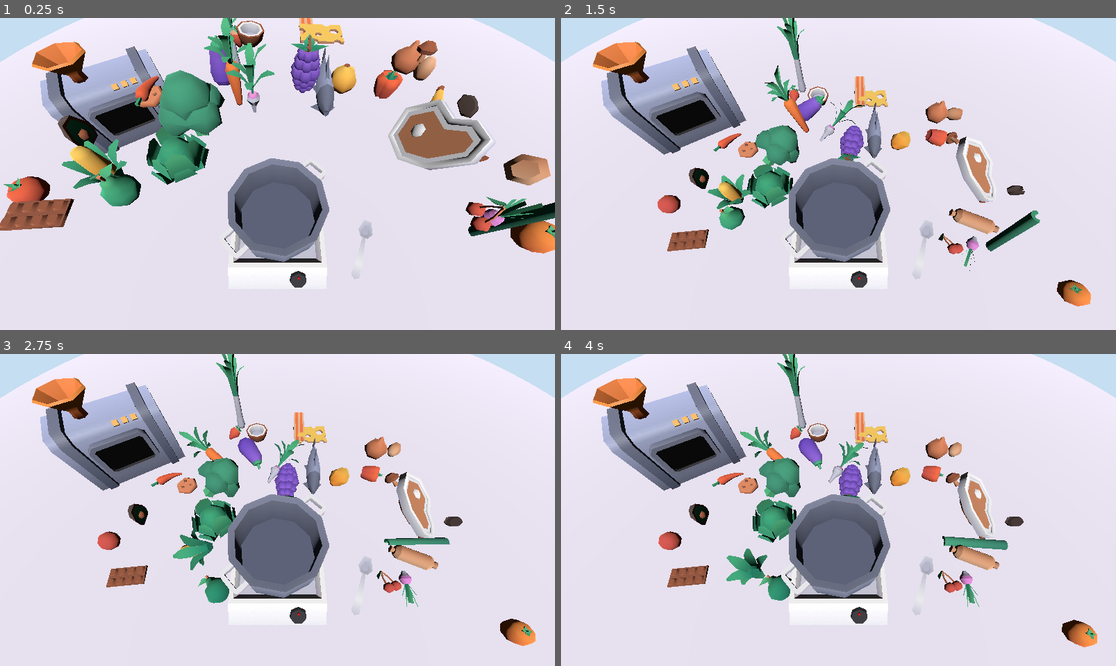
Above: before the commit, frames 1-4 (two rows, left to right).
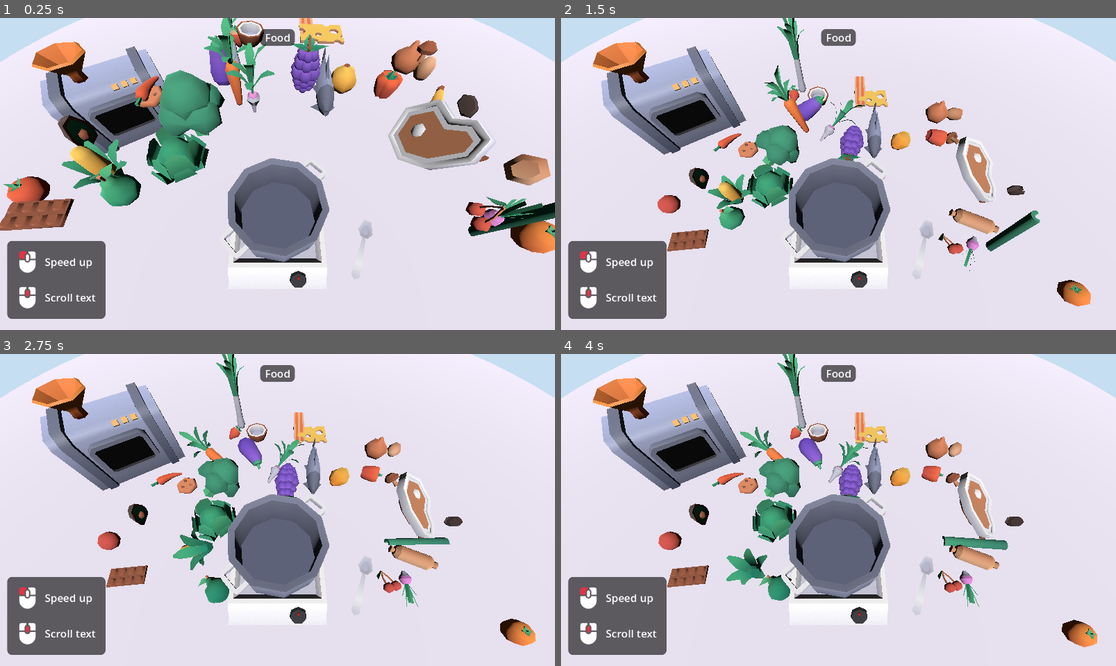
Above: after the commit, the same moments.

Repository: DrHaid/llm-taste-tester
Game: Godot game, scene res://main.tscn
Two runs of this game, one before a commit and one after it. Both use one fixed random seed, a clock stepped at 60 frames per second and the inputs below.
Inputs (mouse positions are in pixels of both pictures, inside the frame that each line leads up to):
- Up to frame 1 (0.25 s): no input
- Up to frame 2 (1.5 s): move the mouse to (960, 158) at 0.52 s; click (960, 158) at 0.67 s; drag from (727, 189) to (810, 236) at 1.27 s
- Up to frame 3 (2.75 s): move the mouse to (333, 441) at 2.02 s; click (333, 441) at 2.17 s
- Up to frame 4 (4 s): drag from (810, 572) to (672, 463) at 2.77 s; move the mouse to (1005, 556) at 3.52 s; click (1005, 556) at 3.67 s

The runs differ from the first frame. In frame 1, 4.6% of the frame differs, in the area x 1-54%, y 3-97%; in frame 2, 4.7%; in frame 3, 4.7%; in frame 4, 4.7%.

Commit message:
Add first (non-functional) UI draft

Diff:
--- a/eating_robot/eating_robot.tscn
+++ b/eating_robot/eating_robot.tscn
@@ -209,6 +209,9 @@
 }]
 blend_shape_mode = 0
 shadow_mesh = SubResource("ArrayMesh_04kh4")
+
+[sub_resource type="BoxShape3D" id="BoxShape3D_hdsdt"]
+size = Vector3(1.63208, 1.18921, 0.921021)
 
 [node name="EatingRobot" type="Node3D"]
 transform = Transform3D(1, 0, 0, 0, 1, 0, 0, 0, 1, -1.49784, 0, -0.458968)
@@ -284,3 +287,9 @@
 transform = Transform3D(1, 0, 0, 0, 0.718668, -0.695354, 0, 0.695354, 0.718668, 0.416189, 0.433003, 0.14934)
 mesh = SubResource("ArrayMesh_r5dlp")
 skeleton = NodePath("")
+
+[node name="StaticBody3D" type="StaticBody3D" parent="."]
+
+[node name="CollisionShape3D" type="CollisionShape3D" parent="StaticBody3D"]
+transform = Transform3D(1, 0, 0, 0, 1, 0, 0, 0, 1, 0.282349, -0.0111084, -0.109802)
+shape = SubResource("BoxShape3D_hdsdt")
--- a/main.tscn
+++ b/main.tscn
@@ -1,9 +1,13 @@
-[gd_scene load_steps=16 format=3 uid="uid://b6mbmer46xsrl"]
-
+[gd_scene load_steps=20 format=3 uid="uid://b6mbmer46xsrl"]
+
+[ext_resource type="Script" path="res://ui/ui.gd" id="1_34ysx"]
 [ext_resource type="Script" path="res://camera_controller.gd" id="1_m2hkn"]
+[ext_resource type="StyleBox" uid="uid://cf5fvya78qog8" path="res://ui/ui_elment_background.tres" id="1_pk2e0"]
 [ext_resource type="Script" path="res://mouse_input_handler.gd" id="1_updxt"]
+[ext_resource type="Texture2D" uid="uid://dqj5fa7kanbyc" path="res://ui/mouse_left.svg" id="2_6g2b4"]
 [ext_resource type="Script" path="res://cooking_controller.gd" id="2_47a2x"]
 [ext_resource type="PackedScene" uid="uid://bl2jv1csyq2mg" path="res://pots_n_pans/pot.tscn" id="2_v28j4"]
+[ext_resource type="Texture2D" uid="uid://cm2lx652xxsua" path="res://ui/mouse_scroll.svg" id="3_eu2w8"]
 [ext_resource type="PackedScene" uid="uid://datqj8xbewutu" path="res://pots_n_pans/tasting_spoon.tscn" id="5_hrrd4"]
 [ext_resource type="Script" path="res://food_spawn.gd" id="8_jq2de"]
 [ext_resource type="PackedScene" uid="uid://xl34pi4pvsuj" path="res://pots_n_pans/stove.tscn" id="10_ndaen"]
@@ -31,6 +35,81 @@
 
 [node name="Main" type="Node3D"]
 
+[node name="UI" type="Control" parent="."]
+layout_mode = 3
+anchors_preset = 15
+anchor_right = 1.0
+anchor_bottom = 1.0
+grow_horizontal = 2
+grow_vertical = 2
+size_flags_horizontal = 6
+size_flags_vertical = 6
+script = ExtResource("1_34ysx")
+
+[node name="MarginContainer" type="MarginContainer" parent="UI"]
+layout_mode = 1
+anchors_preset = 15
+anchor_right = 1.0
+anchor_bottom = 1.0
+grow_horizontal = 2
+grow_vertical = 2
+theme_override_constants/margin_left = 25
+theme_override_constants/margin_top = 25
+theme_override_constants/margin_right = 25
+theme_override_constants/margin_bottom = 25
+
+[node name="FoodLabel" type="Label" parent="UI/MarginContainer"]
+unique_name_in_owner = true
+layout_mode = 2
+size_flags_horizontal = 4
+size_flags_vertical = 0
+theme_override_font_sizes/font_size = 22
+theme_override_styles/normal = ExtResource("1_pk2e0")
+text = "Food"
+
+[node name="HelpTextContainer" type="PanelContainer" parent="UI/MarginContainer"]
+unique_name_in_owner = true
+layout_mode = 2
+size_flags_horizontal = 0
+size_flags_vertical = 8
+theme_override_styles/panel = ExtResource("1_pk2e0")
+
+[node name="MarginContainer" type="MarginContainer" parent="UI/MarginContainer/HelpTextContainer"]
+layout_mode = 2
+theme_override_constants/margin_top = 10
+theme_override_constants/margin_right = 10
+theme_override_constants/margin_bottom = 10
+
+[node name="VBoxContainer" type="VBoxContainer" parent="UI/MarginContainer/HelpTextContainer/MarginContainer"]
+layout_mode = 2
+size_flags_horizontal = 0
+size_flags_vertical = 0
+theme_override_constants/separation = 10
+
+[node name="HBoxContainerSpeed" type="HBoxContainer" parent="UI/MarginContainer/HelpTextContainer/MarginContainer/VBoxContainer"]
+layout_mode = 2
+
+[node name="MouseLeft" type="TextureRect" parent="UI/MarginContainer/HelpTextContainer/MarginContainer/VBoxContainer/HBoxContainerSpeed"]
+layout_mode = 2
+texture = ExtResource("2_6g2b4")
+
+[node name="SpeedUpHint" type="Label" parent="UI/MarginContainer/HelpTextContainer/MarginContainer/VBoxContainer/HBoxContainerSpeed"]
+layout_mode = 2
+theme_override_font_sizes/font_size = 22
+text = "Speed up"
+
+[node name="HBoxContainerScroll" type="HBoxContainer" parent="UI/MarginContainer/HelpTextContainer/MarginContainer/VBoxContainer"]
+layout_mode = 2
+
+[node name="MouseWheel" type="TextureRect" parent="UI/MarginContainer/HelpTextContainer/MarginContainer/VBoxContainer/HBoxContainerScroll"]
+layout_mode = 2
+texture = ExtResource("3_eu2w8")
+
+[node name="ScrollHint" type="Label" parent="UI/MarginContainer/HelpTextContainer/MarginContainer/VBoxContainer/HBoxContainerScroll"]
+layout_mode = 2
+theme_override_font_sizes/font_size = 22
+text = "Scroll text"
+
 [node name="WorldEnvironment" type="WorldEnvironment" parent="."]
 environment = SubResource("Environment_d8w4m")
 camera_attributes = SubResource("CameraAttributesPractical_ubpce")
--- /dev/null
+++ b/ui/mouse_left.svg
@@ -0,0 +1,7 @@
+<svg width="64" height="64" xmlns="http://www.w3.org/2000/svg" xmlns:xlink="http://www.w3.org/1999/xlink">
+  <defs/>
+  <g>
+    <path stroke="none" fill="#FFFFFF" d="M34 10 L44 10 Q45.75 10 46.9 10.6 49 11.75 49 15 L49 25 38 25 38 19 Q38 16.5 36.25 14.75 35.25 13.75 34 13.35 L34 10 M29.9 16.9 Q30.75 16 32 16 33.25 16 34.15 16.9 35 17.75 35 19 L35 27 34.85 28 34.15 29.15 Q33.25 30 32 30 30.75 30 29.9 29.15 29.4 28.65 29.2 28 L29 27 29 19 Q29 17.75 29.9 16.9 M15 28 L26.1 28 Q26.35 29.85 27.75 31.25 29.5 33 32 33 34.5 33 36.25 31.25 37.65 29.85 37.95 28 L49 28 49 37.5 Q48.8 44.25 44 49 39.25 53.8 32.5 54 L31.5 54 Q24.75 53.8 19.95 49 15.2 44.25 15 37.5 L15 28"/>
+    <path stroke="none" fill="#E73246" d="M20 10 L30 10 30 13.35 Q28.75 13.75 27.75 14.75 26 16.5 26 19 L26 25 15 25 15 15 Q15 11.75 17.15 10.6 18.25 10 20 10"/>
+  </g>
+</svg>
--- /dev/null
+++ b/ui/mouse_scroll.svg
@@ -0,0 +1,7 @@
+<svg width="64" height="64" xmlns="http://www.w3.org/2000/svg" xmlns:xlink="http://www.w3.org/1999/xlink">
+  <defs/>
+  <g>
+    <path stroke="none" fill="#FFFFFF" d="M34 10 L44 10 Q45.75 10 46.9 10.6 49 11.75 49 15 L49 25 38 25 38 19 Q38 16.5 36.25 14.75 35.25 13.75 34 13.35 L34 10 M15 28 L26.1 28 Q26.35 29.85 27.75 31.25 29.5 33 32 33 34.5 33 36.25 31.25 37.65 29.85 37.95 28 L49 28 49 37.5 Q48.8 44.25 44 49 39.25 53.8 32.5 54 L31.5 54 Q24.75 53.8 19.95 49 15.2 44.25 15 37.5 L15 28 M20 10 L30 10 30 13.35 Q28.75 13.75 27.75 14.75 26 16.5 26 19 L26 25 15 25 15 15 Q15 11.75 17.15 10.6 18.25 10 20 10"/>
+    <path stroke="none" fill="#E73246" d="M29.9 16.9 Q30.75 16 32 16 33.25 16 34.15 16.9 35 17.75 35 19 L35 27 34.85 28 34.15 29.15 Q33.25 30 32 30 30.75 30 29.9 29.15 29.4 28.65 29.2 28 L29 27 29 19 Q29 17.75 29.9 16.9"/>
+  </g>
+</svg>
--- /dev/null
+++ b/ui/ui.gd
@@ -0,0 +1,18 @@
+extends Control
+
+@onready var help_text_container: PanelContainer = %HelpTextContainer
+@onready var food_label: Label = %FoodLabel
+
+func _ready() -> void:
+	pass # Replace with function body.
+
+func show_help(show_container: bool) -> void:
+	help_text_container.visible = show_container
+
+func update_food_label(food: String = "") -> void:
+	if food == "":
+		food_label.visible = false
+		return
+
+	food_label.visible = true
+	food_label.text = food
--- /dev/null
+++ b/ui/ui_elment_background.tres
@@ -0,0 +1,12 @@
+[gd_resource type="StyleBoxFlat" format=3 uid="uid://cf5fvya78qog8"]
+
+[resource]
+bg_color = Color(0, 0, 0, 0.6)
+corner_radius_top_left = 10
+corner_radius_top_right = 10
+corner_radius_bottom_right = 10
+corner_radius_bottom_left = 10
+expand_margin_left = 10.0
+expand_margin_top = 2.0
+expand_margin_right = 10.0
+expand_margin_bottom = 2.0
Not shown: 1 places in eating_robot/eating_robot.tscn that only renumber resources
Not shown, added: ui/mouse_left.svg.import
Not shown, added: ui/mouse_scroll.svg.import
